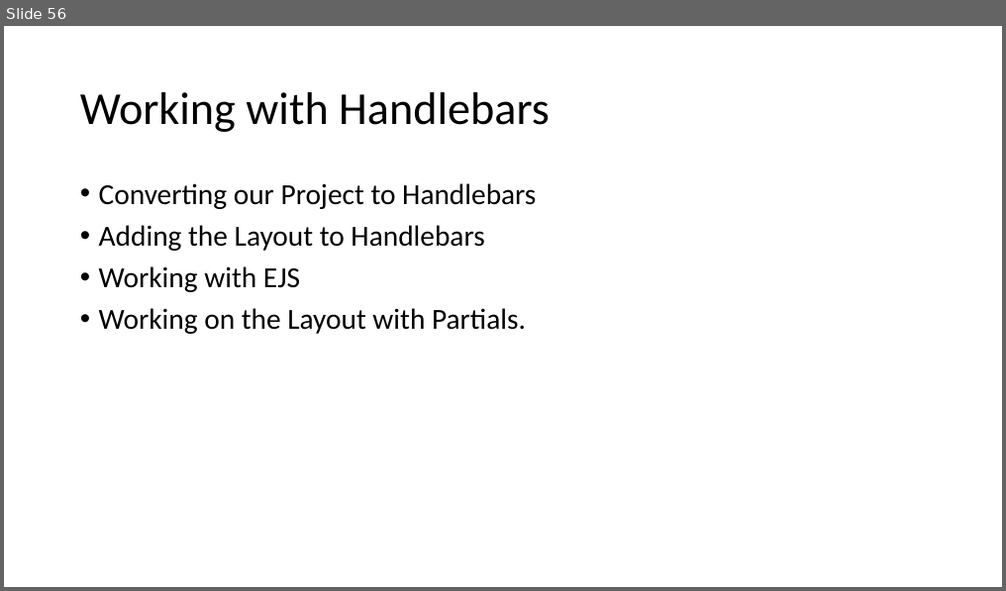
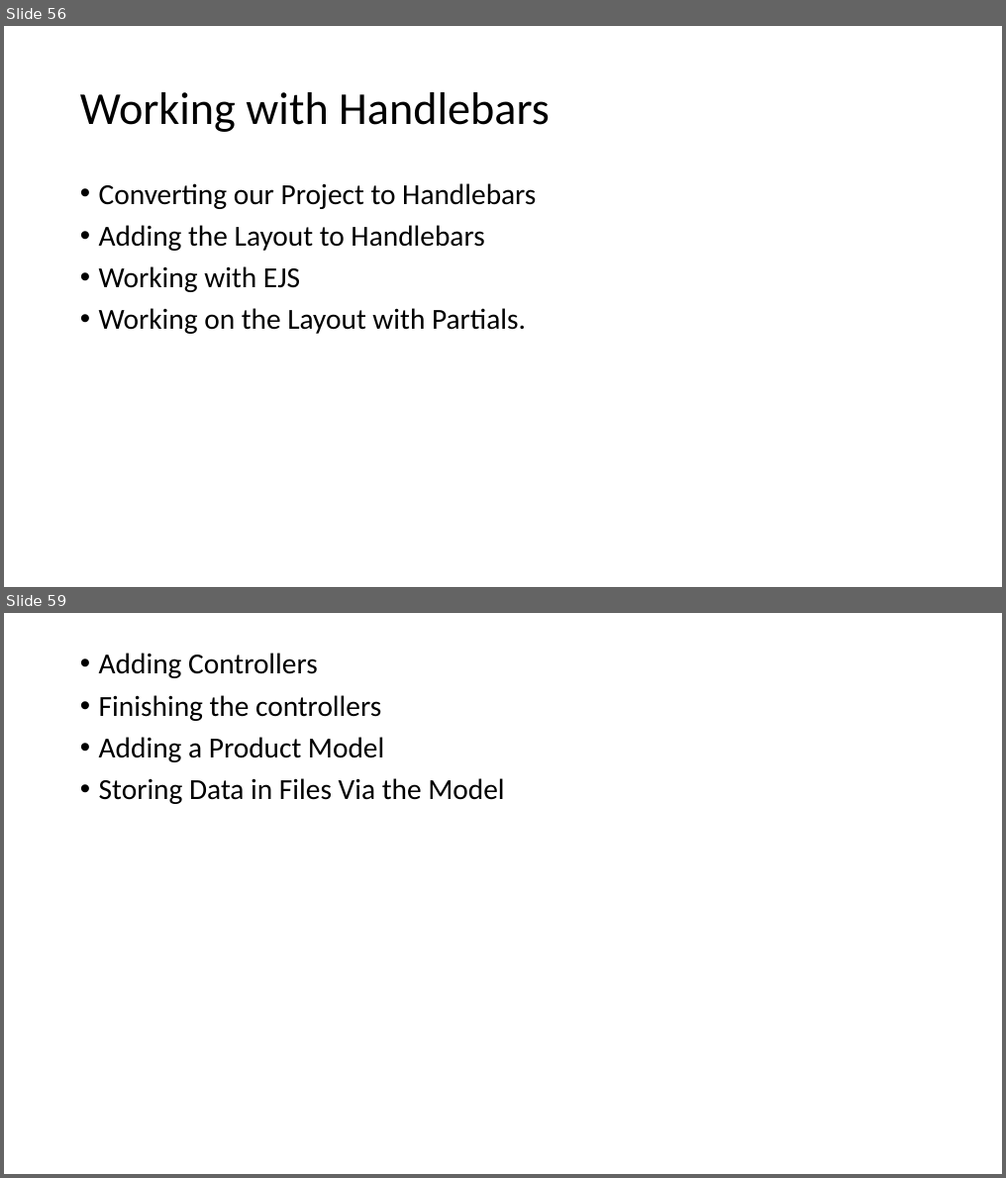
Before and after one commit to PiyushChaturvedii/Batch04, a slide deck: What is Node.pptx. Shown one above the other, each under a label of ours: slide 56 before the commit, slides 56 and 59 after it; the slides between them are not shown. The pictures are 1006x591 and 1006x1178 pixels, drawn with LibreOffice and Linux fonts; fonts in the diff are those of the drawing. Boxes give left, top, right and bottom in pixels: in the first picture for what was removed or moved away, otherwise in the second. Text is boxed around its words. In the diff, an @@ line names an element or a change of style, - is before the commit and + after.

```diff
--- a/What is Node.pptx
+++ b/What is Node.pptx
@@ slide 59 added at bbox=[4, 613, 1002, 1174], background #FFFFFF @@
@@ text added at bbox=[99, 653, 504, 804], 28 pt, text #000000 @@
+• Adding Controllers
+• Finishing the controllers
+• Adding a Product Model
+• Storing Data in Files Via the Model
```
Also in this commit, not shown: 3 other slides added, 31 other files.
